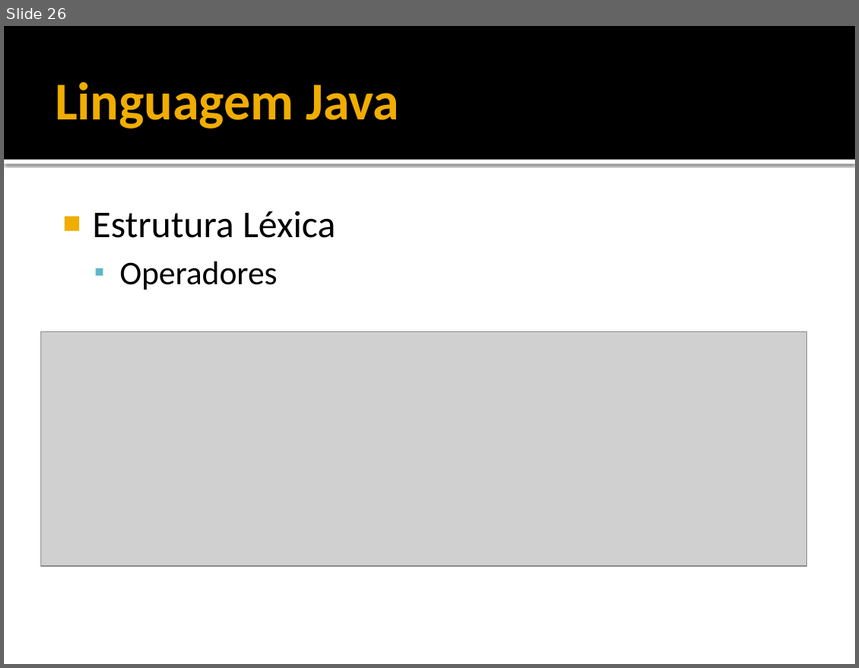
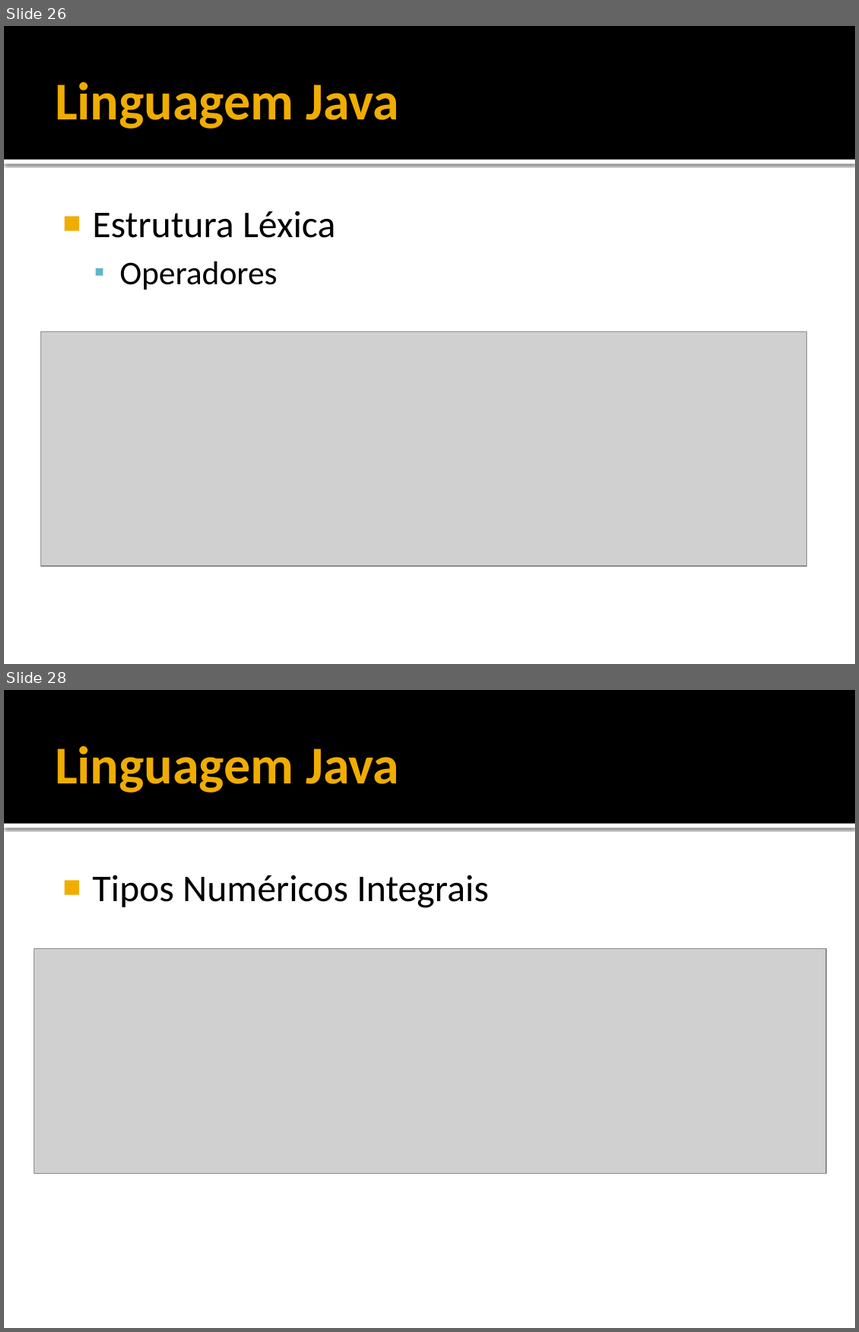
Before and after one commit to filosofisto/cpb-treinamento, a slide deck: Fundamentos/Fundamentos - Java Basico.pptx. Shown one above the other, each under a label of ours: slide 26 before the commit, slides 26 and 28 after it; the slides between them are not shown. The pictures are 859x668 and 859x1332 pixels, drawn with LibreOffice and Linux fonts; fonts in the diff are those of the drawing; grey boxes stand for pictures. Boxes give left, top, right and bottom in pixels: in the first picture for what was removed or moved away, otherwise in the second. Text is boxed around its words. In the diff, an @@ line names an element or a change of style, - is before the commit and + after.

Commit message:
Atualizacao Fundamentos - Java Basico.pptx
.

```diff
--- a/Fundamentos/Fundamentos - Java Basico.pptx
+++ b/Fundamentos/Fundamentos - Java Basico.pptx
@@ slide 28 added at [4, 690, 855, 1328], background #FFFFFF; not listed: 2 template elements that a slide beside it also shows @@
@@ title added at [55, 746, 399, 793], 45 pt, text #F0AD00, bold @@
+Linguagem Java
@@ text added at [92, 875, 489, 908], 32 pt, text #000000 @@
+■ Tipos Numéricos Integrais
@@ picture added at [34, 948, 826, 1173] @@
```
Also in this commit, not shown: 1 slide changed, 16 other slides added, 1 other file.
